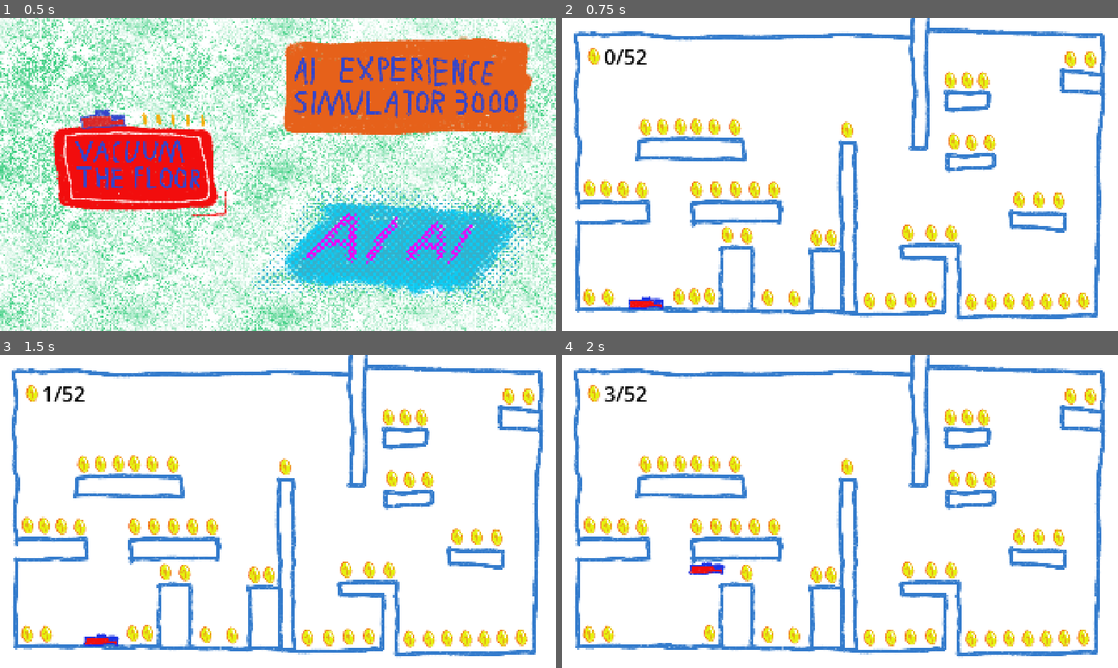
Above: before the commit, frames 1-4 (two rows, left to right).
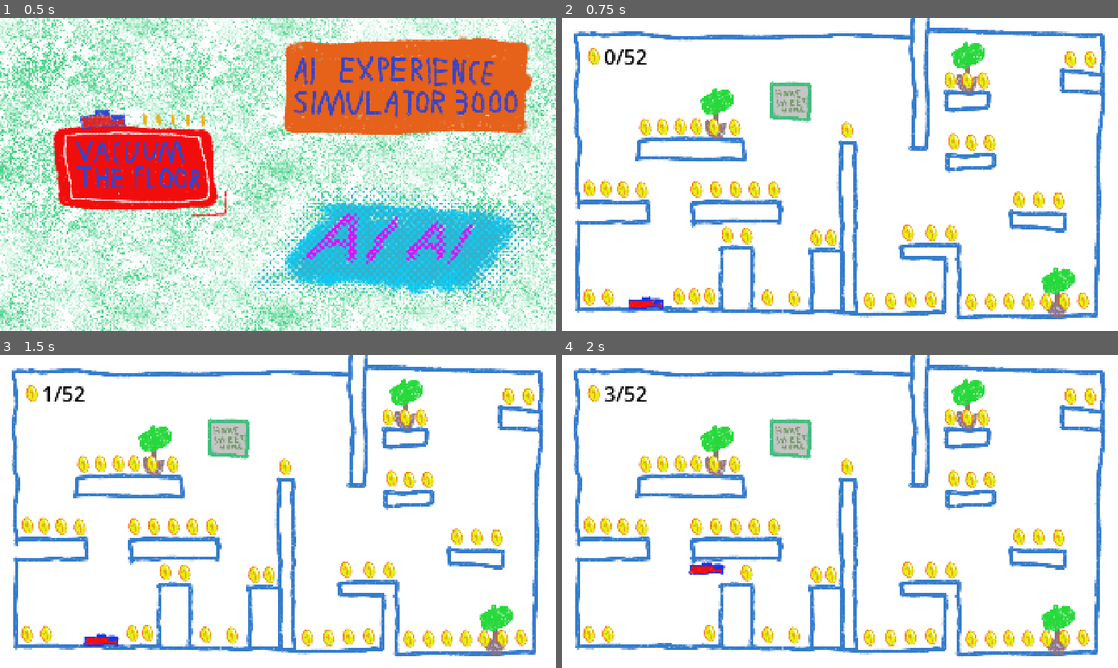
Above: after the commit, the same moments.

Repository: AkiPoh/ai-experience-simulator-3000
Game: Godot game, scene res://menu/menu.tscn
Same seed, same stepped clock (60 frames per second), same inputs: the game is played once before the commit and once after it.
Inputs (mouse positions are in pixels of both pictures, inside the frame that each line leads up to):
- Up to frame 1 (0.5 s): no input
- Up to frame 2 (0.75 s): click (695, 168) at 0.5 s
- Up to frame 3 (1.5 s): tap Enter at 1.25 s; hold D (move_right) from 1.28 s (still down)
- Up to frame 4 (2 s): keep holding D (move_right); tap Up (jump) at 1.52 s

Frame 1 is identical in both runs. In frame 2, 2.4% of the frame differs, in the area x 24-93%, y 7-97%; in frame 3, 2.4%; in frame 4, 2.4%.

Commit message:
Add plant and poster

Diff:
--- a/godot-game/level1/level_1.tscn
+++ b/godot-game/level1/level_1.tscn
@@ -1,10 +1,12 @@
-[gd_scene load_steps=33 format=3 uid="uid://gknarqs2e6u7"]
+[gd_scene load_steps=35 format=3 uid="uid://gknarqs2e6u7"]
 
 [ext_resource type="Texture2D" uid="uid://dkoc1clcp6fw1" path="res://level1/art/level1-main.png" id="1_4hwfk"]
 [ext_resource type="Texture2D" uid="uid://devy77ikw2ajr" path="res://level1/art/player-trimmed-canvas.png" id="1_h77vs"]
 [ext_resource type="Script" uid="uid://dokvx3kb8fcvf" path="res://level1/level_1.gd" id="1_mh48n"]
 [ext_resource type="Script" uid="uid://dbtvs1x27mc1e" path="res://level1/vacuum.gd" id="1_xpeh6"]
 [ext_resource type="PackedScene" uid="uid://dv6hsgtmmsv84" path="res://level1/coin/coin.tscn" id="2_v8of2"]
+[ext_resource type="Texture2D" uid="uid://canagepuhd8st" path="res://level1/art/plant.png" id="3_atmxi"]
+[ext_resource type="Texture2D" uid="uid://15ye8q6ttxa4" path="res://level1/art/home-poster.png" id="4_bsgr5"]
 [ext_resource type="Texture2D" uid="uid://cxvmhq4gu1dus" path="res://level1/coin/art/coin.png" id="6_atmxi"]
 
 [sub_resource type="RectangleShape2D" id="RectangleShape2D_4hwfk"]
@@ -92,6 +94,22 @@
 texture = ExtResource("1_4hwfk")
 centered = false
 metadata/_edit_lock_ = true
+
+[node name="Plant" type="Sprite2D" parent="."]
+position = Vector2(535, 330)
+texture = ExtResource("3_atmxi")
+
+[node name="Plant2" type="Sprite2D" parent="."]
+position = Vector2(1712, 949)
+texture = ExtResource("3_atmxi")
+
+[node name="Plant3" type="Sprite2D" parent="."]
+position = Vector2(1402, 170)
+texture = ExtResource("3_atmxi")
+
+[node name="HomePoster" type="Sprite2D" parent="."]
+position = Vector2(790, 290)
+texture = ExtResource("4_bsgr5")
 
 [node name="WallsEtc" type="Node2D" parent="."]
 
@@ -413,9 +431,9 @@
 grow_horizontal = 2
 grow_vertical = 2
 theme_override_constants/outline_size = 25
-theme_override_font_sizes/font_size = 131
-text = "ALL COINS COLLECTED AND
-FLOORS VACUUMED!
-[returning to menu....]"
+theme_override_font_sizes/font_size = 121
+text = "ALL COINS COLLECTED
+AND FLOORS VACUUMED!
+[returning to menu...]"
 horizontal_alignment = 1
 vertical_alignment = 1
Binary file added: godot-game/level1/art/home-poster.png
Not shown, added: godot-game/level1/art/home-poster.png.import
Binary file added: godot-game/level1/art/plant.png
Not shown, added: godot-game/level1/art/plant.png.import
Not shown, added: art/level1/home-poster.af
Not shown, added: art/level1/plant.af
